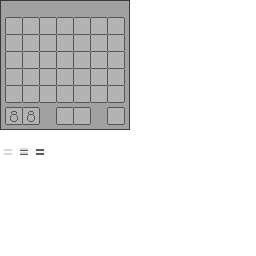
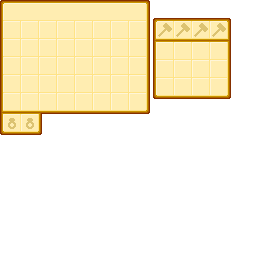
The second 256x256 image is a revision of the first. Changes to its layers:
added layer "Layer 43" above "Layer 42" over left=0, top=0, right=231, bottom=135
hid "Layer 42" over left=5, top=17, right=125, bottom=103
hid "Layer 41" over left=0, top=0, right=130, bottom=155
